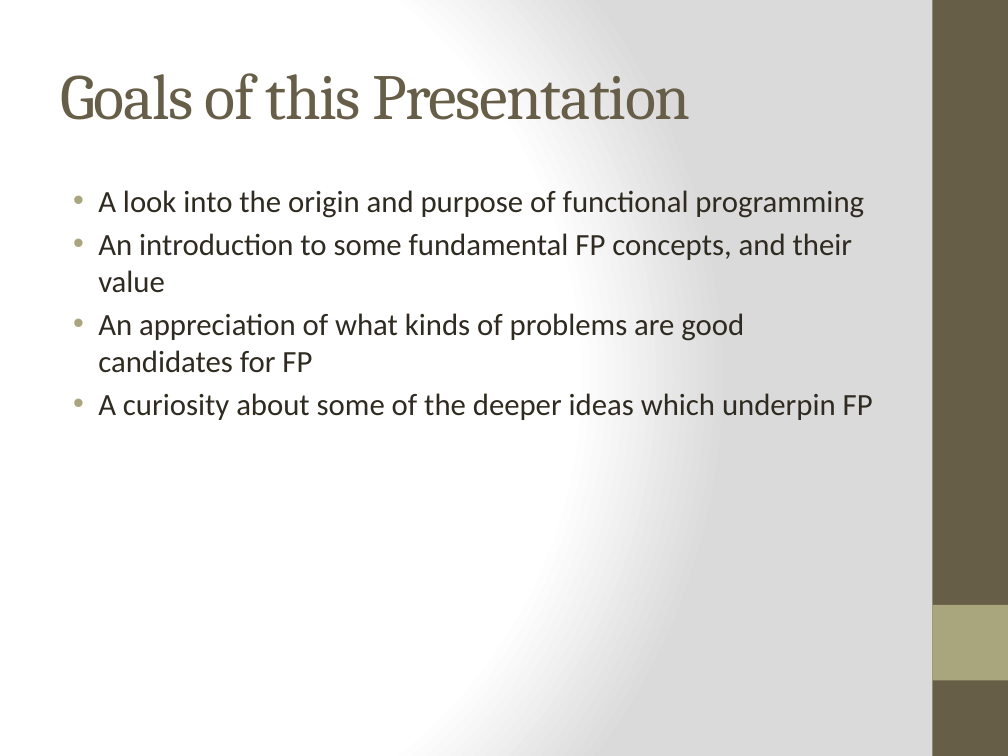
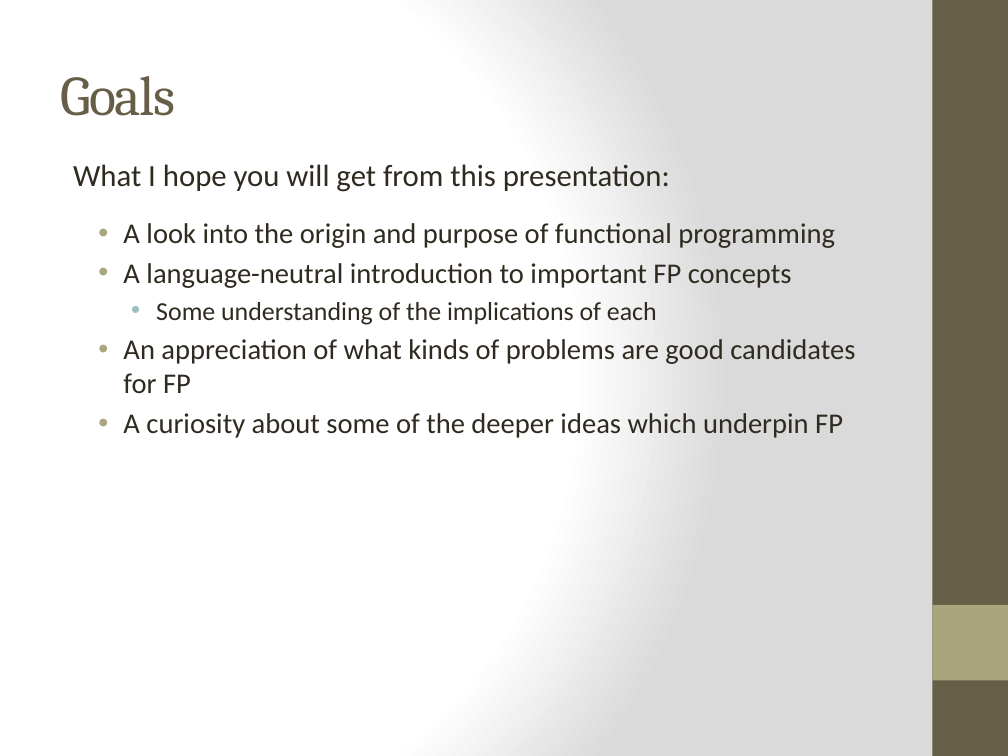
Before and after one commit to bjhartin/FoundationsOfFunctionalProgramming, a slide deck: slide 2 of FoundationsOfFunctionalProgramming.pptx. Drawn at 1008x756 pixels with LibreOffice and Linux fonts; fonts in the diff are those of the drawing. Boxes give left, top, right and bottom in pixels: in the first picture for what was removed or moved away, otherwise in the second. Text is boxed around its words. In the diff, an @@ line names an element or a change of style, - is before the commit and + after.

```diff
--- a/FoundationsOfFunctionalProgramming.pptx
+++ b/FoundationsOfFunctionalProgramming.pptx
@@ title at (x1=60, y1=76, x2=175, y2=116): text changed; size 46 to 40 pt @@
-Goals of this Presentation
+Goals
@@ text added at (x1=73, y1=164, x2=670, y2=192), 22 pt, text #2F2B20 @@
+What I hope you will get from this presentation:
@@ text "A look into the origin ..." moved from (x1=98, y1=190, x2=873, y2=420) to (x1=123, y1=223, x2=855, y2=438) @@
@@ text at (x1=123, y1=223, x2=855, y2=438): size 22 to 20.4 pt in "A look into the origin and purpose ...", "An appreciation of what kinds of problems ...", "A curiosity about some of the deeper ..." @@
@@ text at (x1=123, y1=263, x2=792, y2=325): text changed; size 22 to 20.4 pt @@
-• An introduction to some fundamental FP concepts, and their value
+• A language-neutral introduction to important FP concepts
+  • Some understanding of the implications of each
```
Also in this commit, not shown: 9 other slides changed, 8 slides added, 1 other file.
